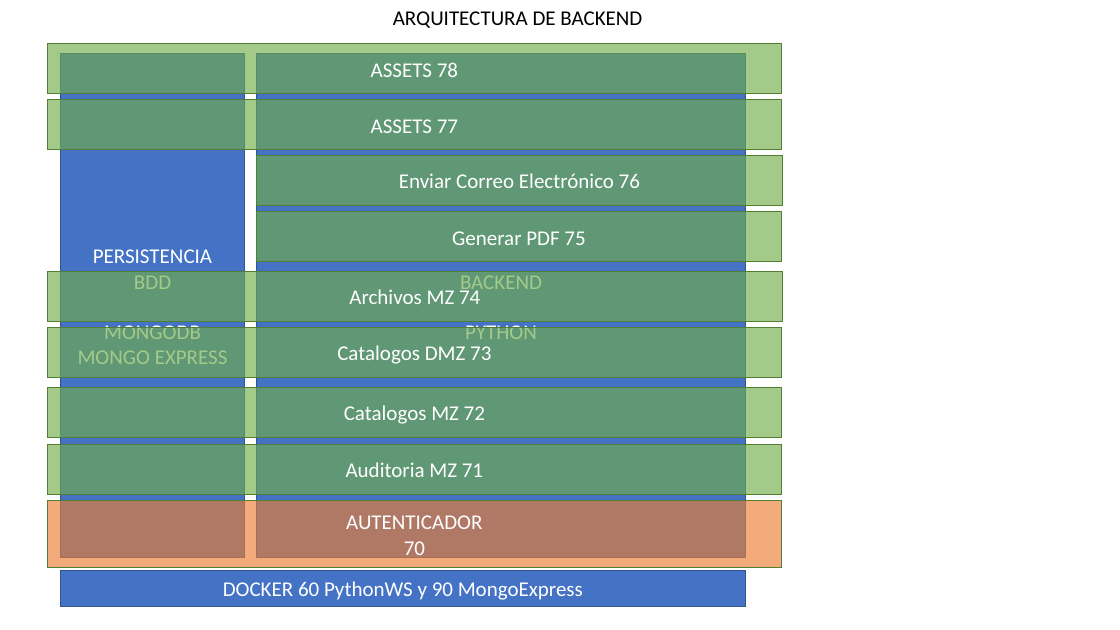
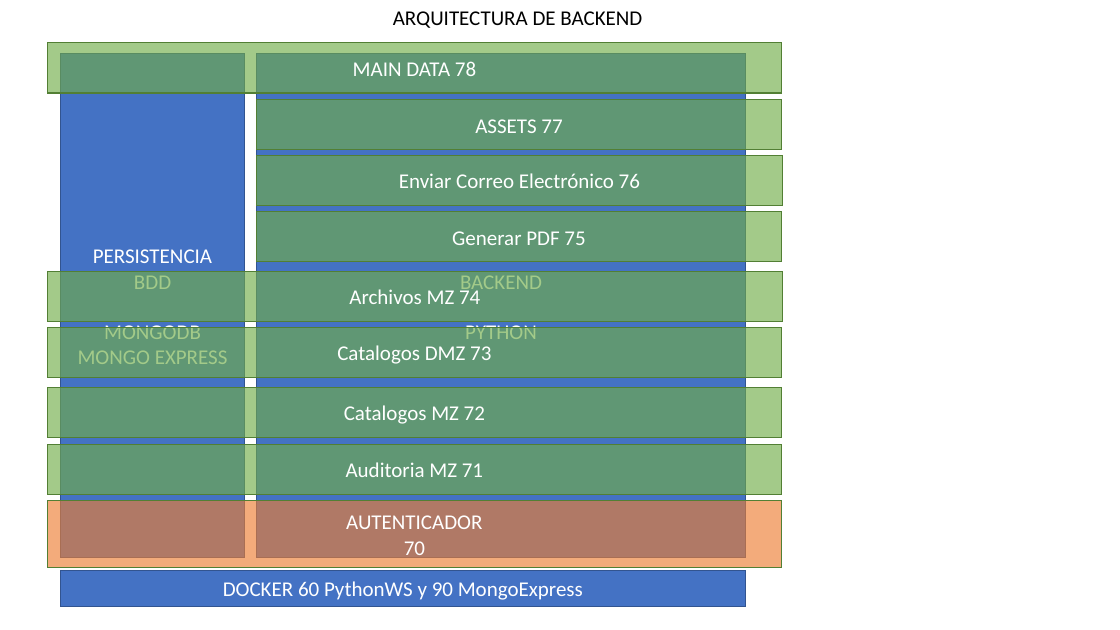
Before and after one commit to pasthortown/plantilla_desarrollo, a slide deck: slide 2 of Arquitectura.pptx. Drawn at 1120x630 pixels with LibreOffice and Linux fonts; fonts in the diff are those of the drawing. Boxes give left, top, right and bottom in pixels: in the first picture for what was removed or moved away, otherwise in the second. Text is boxed around its words. In the diff, an @@ line names an element or a change of style, - is before the commit and + after.

```diff
--- a/Arquitectura.pptx
+++ b/Arquitectura.pptx
@@ text in rectangle at [353, 61, 476, 76]: text changed @@
-ASSETS 78
+MAIN DATA 78
@@ rectangle "ASSETS 77": place and size @@
-rectangle "ASSETS 77" at [47, 100, 781, 150]
+rectangle "ASSETS 77" at [256, 100, 781, 150]
```
Also in this commit, not shown: 1 slide added, 1 other file.
